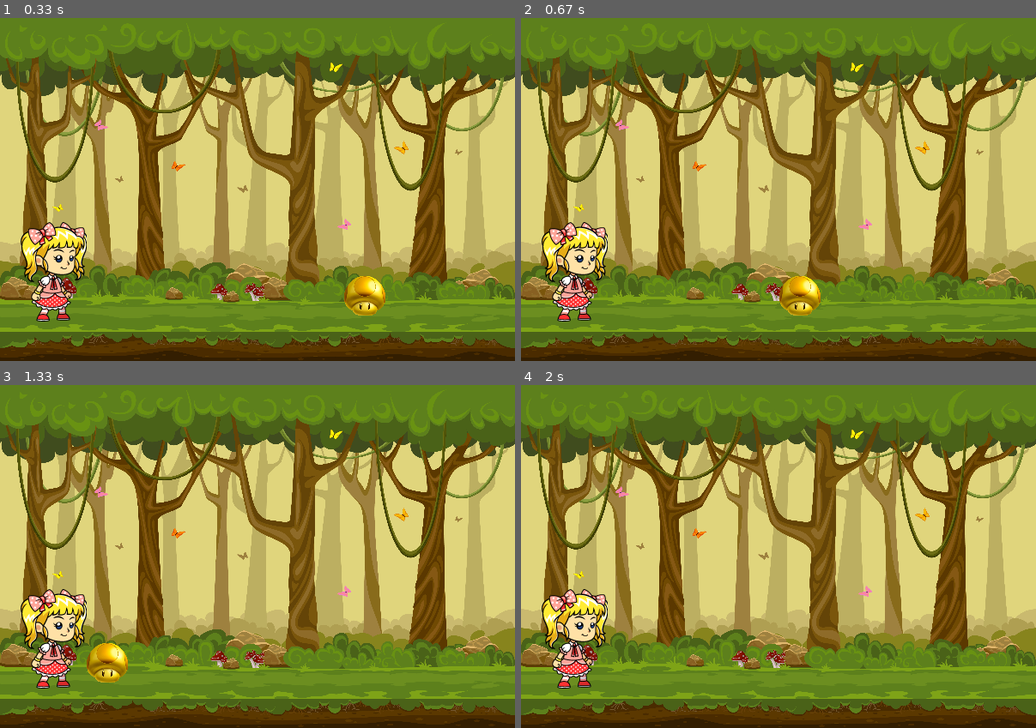
Above: before the commit, frames 1-4 (two rows, left to right).
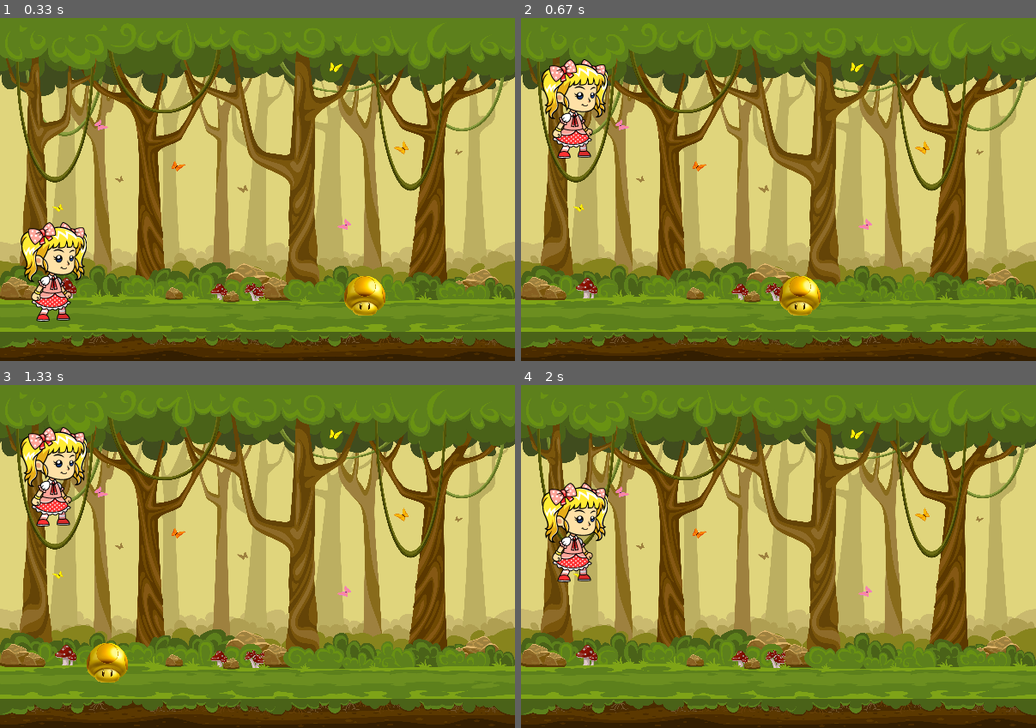
Above: after the commit, the same moments.

Repository: nkniat/wawa_pygame_3006
Game: pygame game, started from runner.py
Two runs of this game, one before a commit and one after it. Both use one fixed random seed, a clock stepped at 60 frames per second and the inputs below.
Inputs (mouse positions are in pixels of both pictures, inside the frame that each line leads up to):
- Up to frame 1 (0.33 s): no input
- Up to frame 2 (0.67 s): tap Space at 0.33 s
- Up to frame 3 (1.33 s): move the mouse to (97, 505) at 0.7 s; tap Space at 0.73, 1.03 s
- Up to frame 4 (2 s): move the mouse to (593, 546) at 1.53 s; tap Space at 1.57, 1.87 s

Frame 1 is identical in both runs. In frame 2, 4.8% of the frame differs, in the area x 4-17%, y 12-89%; in frame 3, 4.8%; in frame 4, 4.8%, in the area x 4-17%, y 28-89%.

Commit message:
skakanie

Diff:
--- a/runner.py
+++ b/runner.py
@@ -14,6 +14,7 @@
 
 player_surface = pygame.image.load('images_PG/girl_stay.png')
 player_rect = player_surface.get_rect(midbottom=(60, 360))
+player_gravity = 0
 
 while True:
     for event in pygame.event.get():
@@ -25,6 +26,10 @@
         #         print("Zderzenie")
         # if event.type == pygame.MOUSEBUTTONDOWN:
         #     print("Nacisnieto klawisz myszy")
+        if event.type == pygame.KEYDOWN:
+            if event.key == pygame.K_SPACE and player_rect.bottom == 360:
+                #print("Skok - spacja")
+                player_gravity = -20
 
     screen.blit(background_surface, (0, 0))
 
@@ -38,8 +43,6 @@
     #screen.blit(mushroom_surface, (mushroom_pos_x, 300))
     screen.blit(mushroom_surface, mushroom_rect)
 
-    screen.blit(player_surface, player_rect)
-
     # if player_rect.colliderect(mushroom_rect):
     #     print("Doszło do zderzenia")
 
@@ -48,5 +51,17 @@
     #     print("Zderzenie z myszą")
     #     print(pygame.mouse.get_pressed())
 
+    player_gravity += 1
+    player_rect.y += player_gravity
+    if player_rect.bottom >= 360:
+        player_rect.bottom = 360
+    screen.blit(player_surface, player_rect)
+
+
+    # skakanie
+    # keys = pygame.key.get_pressed()
+    # if keys[pygame.K_SPACE]:
+    #     print("Nacisnieto spacje")
+
     pygame.display.update()
     clock.tick(60)  # framerate (60fps)
